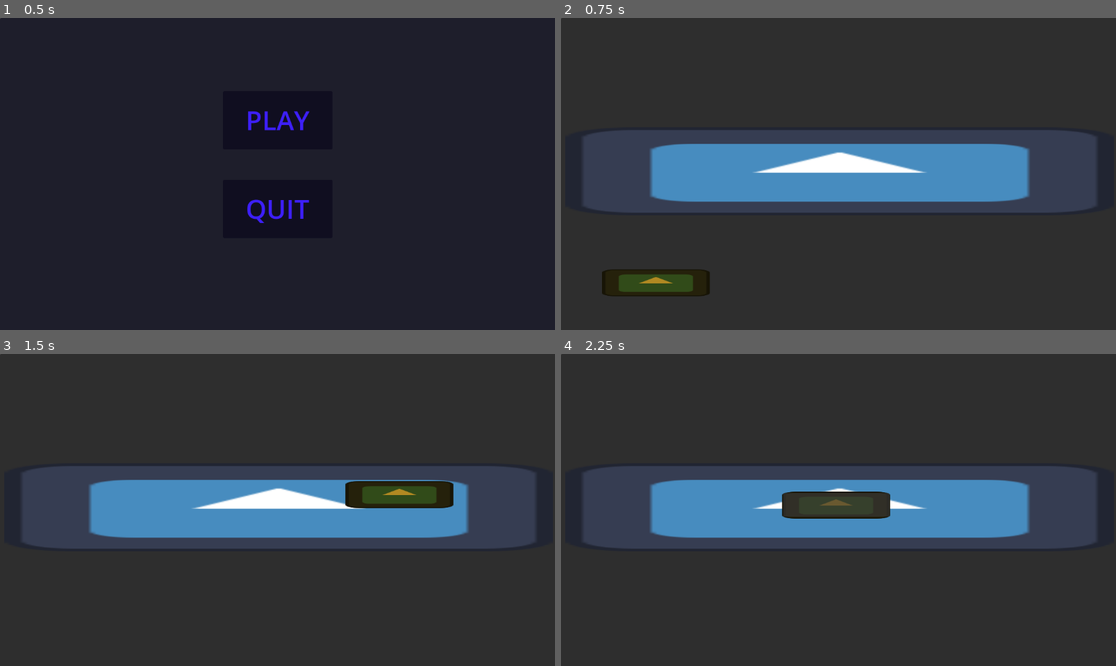
Above: before the commit, frames 1-4 (two rows, left to right).
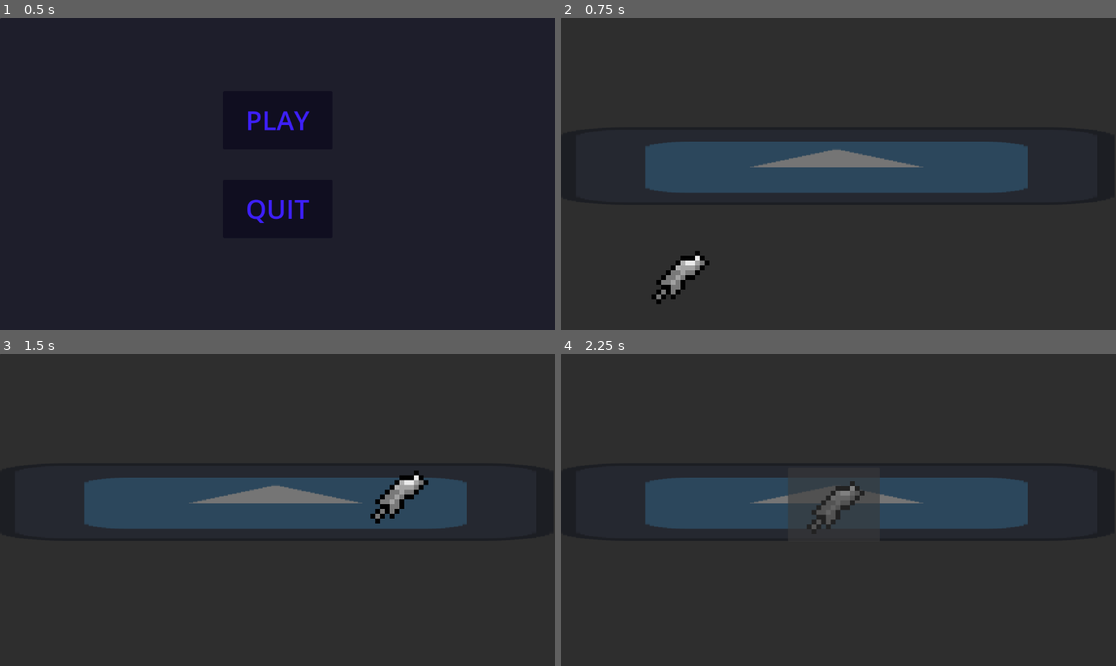
Above: after the commit, the same moments.

Repository: Leone242/GODOT-MelonJam2023
Game: Godot game, scene res://menu.tscn
The game is run twice, just before and just after one commit, with the same random seed, the same clock (stepped at 60 frames per second) and the same inputs. The project has no main scene, so this scene is started directly. The engine's default icon, where the game draws it, is replaced by a stand-in: a white triangle on a blue panel in a dark square.
Inputs (mouse positions are in pixels of both pictures, inside the frame that each line leads up to):
- Up to frame 1 (0.5 s): no input
- Up to frame 2 (0.75 s): click "PLAY" at 0.5 s
- Up to frame 3 (1.5 s): tap Enter at 1.25 s; move the mouse to (399, 494) at 1.27 s; hold Right mouse button (mouse_select) from 1.28 s (still down)
- Up to frame 4 (2.25 s): tap Space at 2 s; move the mouse to (727, 525) at 2.02 s; release Right mouse button (mouse_select) at 2.03 s; right-click (727, 525) at 2.1 s

Frame 1 is identical in both runs. In frame 2, 26% of the frame differs, in the area x 3-97%, y 35-92%; in frame 3, 24%; in frame 4, 24%.

Commit message:
sprites craft

Diff:
--- a/main.gd
+++ b/main.gd
@@ -1,6 +1,7 @@
-#extends Node2D
-#
-#func _process(delta):
-#	if Input.is_action_pressed("escape"):
-#		print("MENU")
-#		get_tree().change_scene_to_file("res://menu.tscn")
+extends Node2D
+
+
+func _process(delta):
+	if Input.is_action_pressed("escape"):
+		print("MENU")
+		get_tree().change_scene_to_file("res://menu.tscn")
--- a/main.tscn
+++ b/main.tscn
@@ -5,7 +5,7 @@
 [ext_resource type="Texture2D" uid="uid://dfwqf04y2d5f4" path="res://icon.svg" id="2_j0k3y"]
 
 [sub_resource type="RectangleShape2D" id="RectangleShape2D_ydqo5"]
-size = Vector2(1154, 186)
+size = Vector2(1141, 153)
 
 [node name="Main" type="Node2D"]
 script = ExtResource("1_qh5jr")
@@ -18,21 +18,26 @@
 offset_bottom = 656.0
 
 [node name="Weapon" parent="CanvasGroup" node_paths=PackedStringArray("mark") instance=ExtResource("1_anqxf")]
-position = Vector2(197, 550)
+position = Vector2(249, 534)
 mark = NodePath("../Marker2D")
 
 [node name="Table" type="Node2D" parent="CanvasGroup"]
+position = Vector2(-13, -142)
 
 [node name="Icon" type="Sprite2D" parent="CanvasGroup/Table"]
-position = Vector2(578.5, 318.5)
-scale = Vector2(8.89844, 1.42969)
+position = Vector2(586, 449.5)
+scale = Vector2(9.01563, 1.25781)
 texture = ExtResource("2_j0k3y")
 
 [node name="Table" type="Area2D" parent="CanvasGroup/Table"]
 
 [node name="CollisionShape2D" type="CollisionShape2D" parent="CanvasGroup/Table/Table"]
-position = Vector2(579, 314)
+position = Vector2(599, 450)
 shape = SubResource("RectangleShape2D_ydqo5")
 
 [node name="Marker2D" type="Marker2D" parent="CanvasGroup"]
 position = Vector2(571, 314)
+
+[node name="Camera2D" type="Camera2D" parent="."]
+position = Vector2(577, 324)
+scale = Vector2(-214.752, 256.389)
--- a/project.godot
+++ b/project.godot
@@ -25,8 +25,14 @@
 "events": [Object(InputEventMouseButton,"resource_local_to_scene":false,"resource_name":"","device":-1,"window_id":0,"a …(253 unchanged characters)…
 ]
 }
+escape={
+"deadzone": 0.5,
+"events": [Object(InputEventKey,"resource_local_to_scene":false,"resource_name":"","device":0,"window_id":0,"alt_pressed":false,"shift_pressed":false,"ctrl_pressed":false,"meta_pressed":false,"pressed":false,"keycode":0,"physical_keycode":4194305,"key_label":0,"unicode":0,"echo":false,"script":null)
+]
+}
 
 [rendering]
 
+textures/canvas_textures/default_texture_filter=0
 renderer/rendering_method="gl_compatibility"
 renderer/rendering_method.mobile="gl_compatibility"
--- a/weapon.tscn
+++ b/weapon.tscn
@@ -1,53 +1,52 @@
-[gd_scene load_steps=4 format=3 uid="uid://bsqnjxw0f1l8t"]
+[gd_scene load_steps=6 format=3 uid="uid://bsqnjxw0f1l8t"]
 
 [ext_resource type="Script" path="res://Weapon.gd" id="1_fxxxo"]
-[ext_resource type="Texture2D" uid="uid://dfwqf04y2d5f4" path="res://icon.svg" id="2_4o64x"]
+[ext_resource type="Texture2D" uid="uid://ds2tdjqmx57t" path="res://sprites/espadas/SemiEspadaB.png" id="2_fma6v"]
+[ext_resource type="Texture2D" uid="uid://dfyrtkil0na5" path="res://sprites/espadas/EspadaB.png" id="3_ruk4b"]
+[ext_resource type="Texture2D" uid="uid://cchbuyl8vgvsw" path="res://sprites/espadas/EspadaF.png" id="4_dl20y"]
 
 [sub_resource type="RectangleShape2D" id="RectangleShape2D_4tmxm"]
-size = Vector2(236, 56)
+size = Vector2(161, 107)
 
 [node name="Weapon" type="Node2D"]
 script = ExtResource("1_fxxxo")
 
 [node name="Icon" type="Sprite2D" parent="."]
-modulate = Color(0.692414, 0.536182, 0.132356, 1)
-scale = Vector2(1.75, 0.4375)
-texture = ExtResource("2_4o64x")
+scale = Vector2(10, 10)
+texture = ExtResource("2_fma6v")
 
 [node name="Icon2" type="Sprite2D" parent="."]
 visible = false
-modulate = Color(0, 0.537255, 0.133333, 1)
-scale = Vector2(1.75, 0.4375)
-texture = ExtResource("2_4o64x")
+scale = Vector2(10, 10)
+texture = ExtResource("2_fma6v")
 
 [node name="Icon3" type="Sprite2D" parent="."]
 visible = false
-modulate = Color(0.356863, 0, 0.666667, 1)
-scale = Vector2(1.75, 0.4375)
-texture = ExtResource("2_4o64x")
+scale = Vector2(10, 10)
+texture = ExtResource("3_ruk4b")
 
 [node name="Icon4" type="Sprite2D" parent="."]
 visible = false
-modulate = Color(0, 0, 0, 1)
-scale = Vector2(1.75, 0.4375)
-texture = ExtResource("2_4o64x")
+scale = Vector2(10, 10)
+texture = ExtResource("4_dl20y")
 
 [node name="Icon5" type="Sprite2D" parent="."]
 visible = false
-scale = Vector2(1.75, 0.4375)
-texture = ExtResource("2_4o64x")
+scale = Vector2(10, 10)
+texture = ExtResource("4_dl20y")
 
 [node name="Area2D" type="Area2D" parent="."]
 
 [node name="CollisionShape2D" type="CollisionShape2D" parent="Area2D"]
+position = Vector2(-1.5, 4.5)
 shape = SubResource("RectangleShape2D_4tmxm")
 
 [node name="Craft" type="Button" parent="."]
 visible = false
-offset_left = -110.0
-offset_top = -25.0
-offset_right = 111.0
-offset_bottom = 24.0
+offset_left = -99.0
+offset_top = -78.0
+offset_right = 92.0
+offset_bottom = 76.0
 theme_override_colors/icon_normal_color = Color(0, 0, 0, 1)
 theme_override_colors/icon_pressed_color = Color(0, 0, 0, 1)
 theme_override_colors/icon_hover_color = Color(0, 0, 0, 1)
